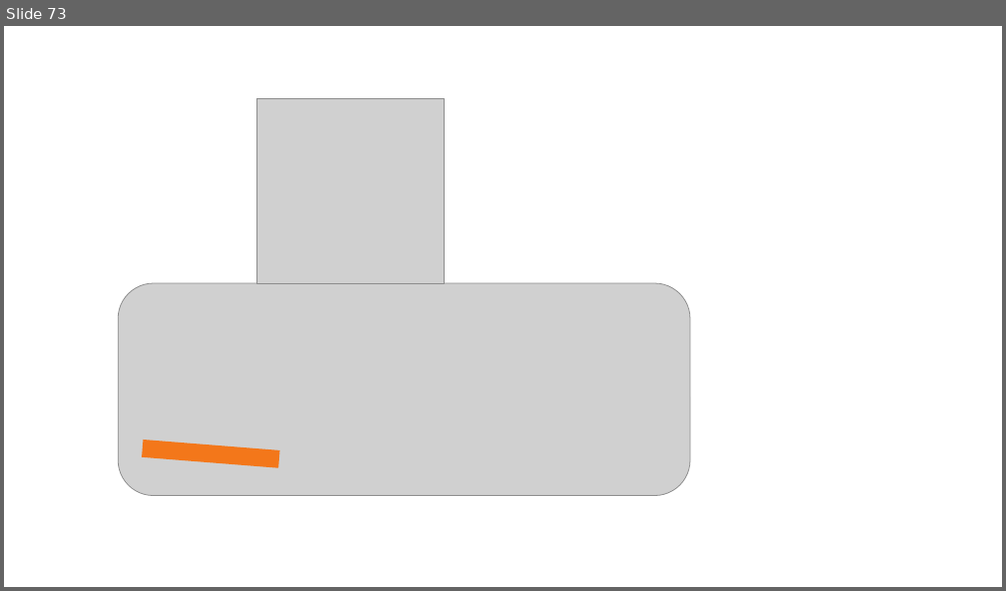
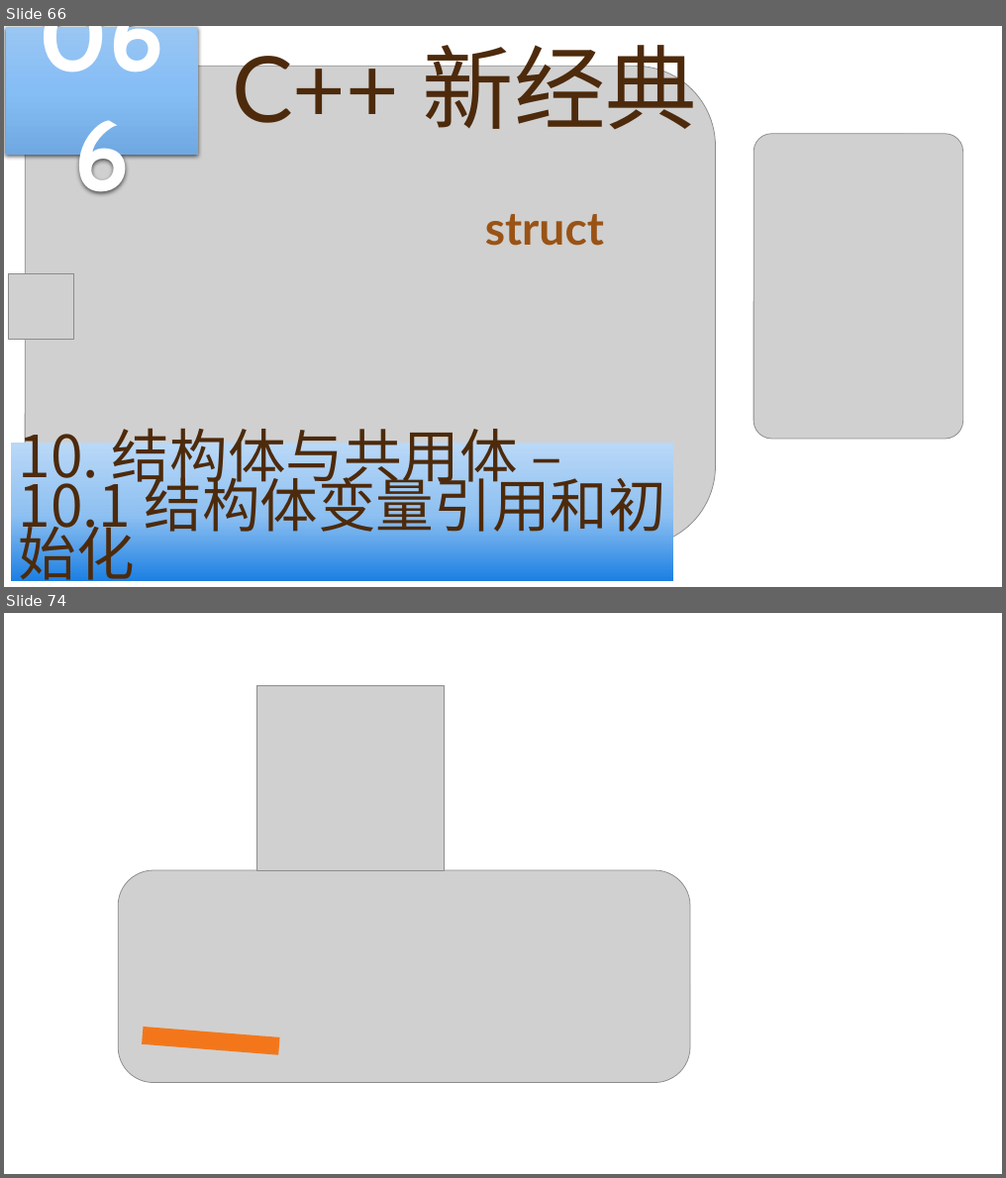
Before and after one commit to yasenstar/learn_cpp, a slide deck: cpp_new/C++ 新经典.pptx. Shown one above the other, each under a label of ours: slide 73 before the commit, slides 66 and 74 after it; the slides between them are not shown. The pictures are 1006x591 and 1006x1178 pixels, drawn with LibreOffice and Linux fonts; fonts in the diff are those of the drawing; grey boxes stand for pictures; background and template pictures are left out. Boxes give left, top, right and bottom in pixels: in the first picture for what was removed or moved away, otherwise in the second. Text is boxed around its words. In the diff, an @@ line names an element or a change of style, - is before the commit and + after.

```diff
--- a/cpp_new/C++ 新经典.pptx
+++ b/cpp_new/C++ 新经典.pptx
@@ slide 66 added at [4,26,1002,587], background picture (left out) @@
@@ rectangle added at [6,27,198,156], fill gradient #9AC6F4 to #86BEF6 to #70A9E1, 96 pt, text #FFFFFF, bold @@
+066
@@ title added at [232,29,697,129], 88 pt, text #4D2A0B @@
+C++ 新经典
@@ picture added at [25,66,715,547] @@
@@ picture added at [754,134,963,439] @@
@@ text added at [485,214,604,246], 44 pt, text #9A5315, bold @@
+struct
@@ picture added at [8,274,73,340] @@
@@ rectangle added at [11,444,674,582], fill gradient #1B7FE3 to #8EC0F1 to #B9D8F7, 55.8 pt, text #4D2A0B @@
+10. 结构体与共用体 – 10.1 结构体变量引用和初始化
@@ what was slide 73 is now slide 74 @@
```
Also in this commit, not shown: 8 slides changed, 3 other files.
